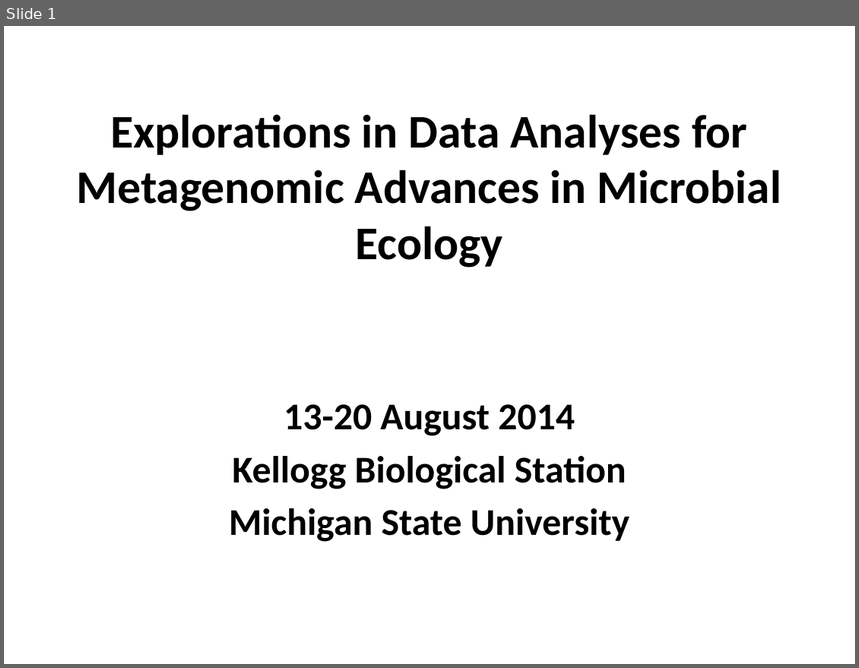
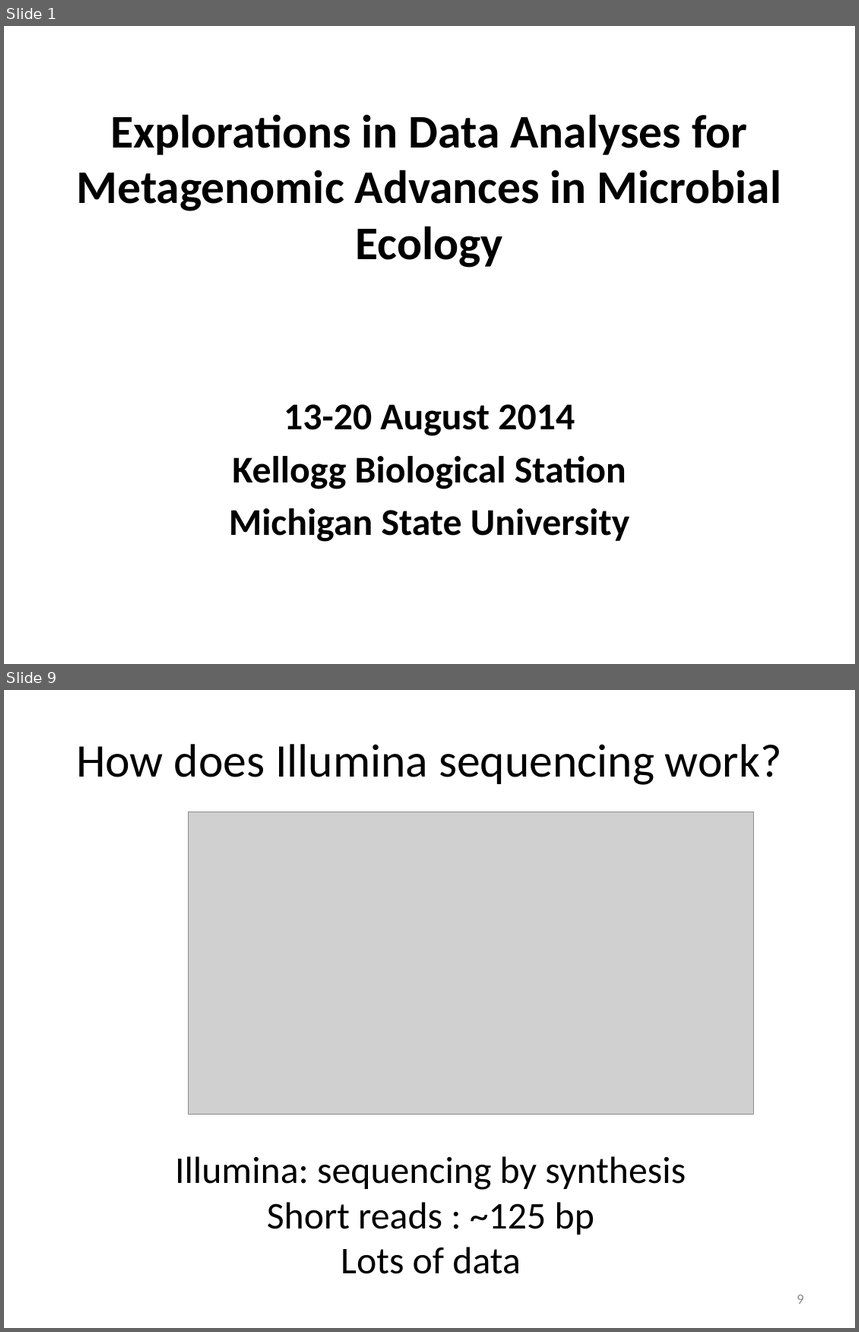
Before and after one commit to edamame-course/docs, a slide deck: _site/extra/Presentations/2014-08-13-PM_Ashley_Lecture1.pptx. Shown one above the other, each under a label of ours: slide 1 before the commit, slides 1 and 9 after it; the slides between them are not shown. The pictures are 859x668 and 859x1332 pixels, drawn with LibreOffice and Linux fonts; fonts in the diff are those of the drawing; grey boxes stand for pictures; background and template pictures are left out. Boxes give left, top, right and bottom in pixels: in the first picture for what was removed or moved away, otherwise in the second. Text is boxed around its words. In the diff, an @@ line names an element or a change of style, - is before the commit and + after.

```diff
--- a/_site/extra/Presentations/2014-08-13-PM_Ashley_Lecture1.pptx
+++ b/_site/extra/Presentations/2014-08-13-PM_Ashley_Lecture1.pptx
@@ slide 9 added at [4,690,855,1328], background #FFFFFF @@
@@ text added at [76,744,782,785], 39.6 pt, text #000000 @@
+How does Illumina sequencing work?
@@ picture added at [189,812,754,1115] @@
@@ text added at [175,1157,686,1274], 32 pt, text #000000 @@
+Illumina: sequencing by synthesis
+Short reads : ~125 bp
+Lots of data
@@ page number added at [797,1295,804,1304], 12 pt, text #8C8C8C @@
+9
```
Also in this commit, not shown: 10 other slides added, 23 other files.
